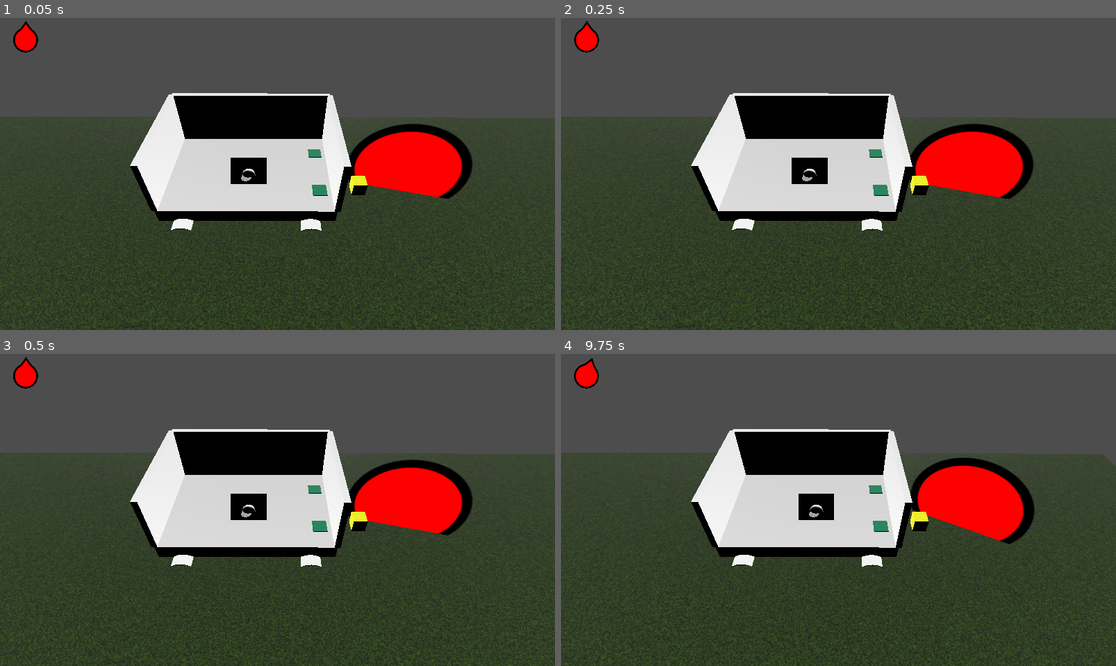
Above: before the commit, frames 1-4 (two rows, left to right).
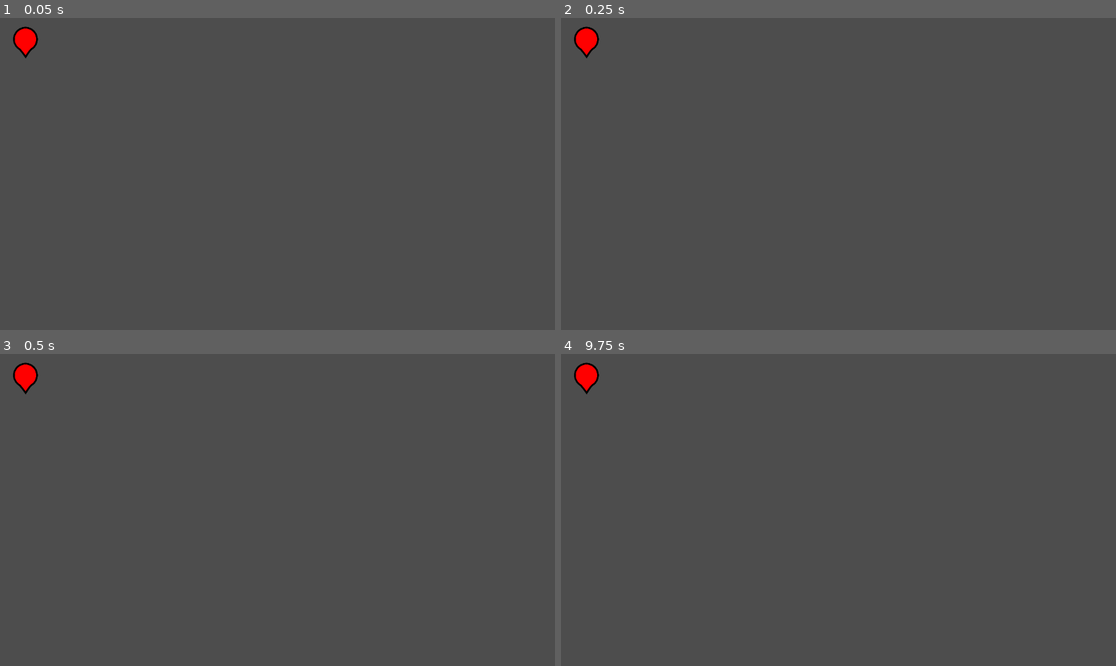
Above: after the commit, the same moments.

Repository: panpan974/vgj-25
Game: Godot game, scene res://scenes/testing_player_controller/testing_player_controller.tscn
The game is run twice, just before and just after one commit, with the same random seed, the same clock (stepped at 60 frames per second) and the same inputs.
Inputs:
- Up to frame 1 (0.05 s): no input
- Up to frame 2 (0.25 s): no input
- Up to frame 3 (0.5 s): no input
- Up to frame 4 (9.75 s): no input

The runs differ from the first frame. In frame 1, 69% of the frame differs, in the area x 0-100%, y 0-100%; in frame 2, 69%; in frame 3, 69%; in frame 4, 69%, in the area x 0-100%, y 1-100%.

Commit message:
Rotating world

Diff:
--- a/scenes/car/car.tscn
+++ b/scenes/car/car.tscn
@@ -1,12 +1,11 @@
-[gd_scene load_steps=10 format=3 uid="uid://o5yjnavsmw2y"]
+[gd_scene load_steps=9 format=3 uid="uid://o5yjnavsmw2y"]
 
 [ext_resource type="Script" uid="uid://dluos0mpkxtsg" path="res://scenes/car/car.gd" id="1_yr3gr"]
-[ext_resource type="PackedScene" uid="uid://cjpfwnon5gwqx" path="res://scenes/car/Tuture.fbx" id="2_tcn38"]
 [ext_resource type="Texture2D" uid="uid://bf4jtqfwq4wuv" path="res://sprites/fond_car.png" id="2_yhfra"]
 [ext_resource type="Texture2D" uid="uid://f0h12yvpj03t" path="res://sprites/left_car.png" id="3_rytg7"]
 [ext_resource type="PackedScene" uid="uid://dxkx67y5wad5u" path="res://scenes/Button_direction/button_direction.tscn" id="4_x7uf8"]
-[ext_resource type="PackedScene" uid="uid://cgkexx5wptg6o" path="res://scenes/main_camera/main_camera.tscn" id="5_b3ski"]
-[ext_resource type="Texture2D" uid="uid://dakporhdg1nja" path="res://sprites/UI_Direction.png" id="7_u0012"]
+[ext_resource type="PackedScene" uid="uid://b5heevmv432r" path="res://scenes/car/Tuture.glb" id="5_tcn38"]
+[ext_resource type="Material" uid="uid://k8uqm17u53wo" path="res://scenes/car/materials/default_mat.tres" id="6_b3ski"]
 
 [sub_resource type="BoxShape3D" id="BoxShape3D_evld0"]
 size = Vector3(9, 1, 7)
@@ -17,6 +16,9 @@
 [node name="Car" type="CharacterBody3D"]
 platform_on_leave = 2
 script = ExtResource("1_yr3gr")
+move_speed = null
+turn_speed = null
+id = null
 rotation_target = NodePath(".")
 
 [node name="Node3D" type="Node3D" parent="."]
@@ -56,17 +58,25 @@
 [node name="main_camera" parent="Node3D" instance=ExtResource("5_b3ski")]
 transform = Transform3D(-0.004374057, -0.6940775, 0.719887, 0, 0.7198939, 0.6940841, -0.99999046, 0.0030359635, -0.0031488568, 14.96941, 15.577738, -2.1199627)
 
-[node name="Tuture" parent="Node3D" instance=ExtResource("2_tcn38")]
-transform = Transform3D(1, 0, 0, 0, 1, 0, 0, 0, 1, -1.1107168, -0.46354628, 0)
+[node name="Tuture" parent="Node3D" instance=ExtResource("5_tcn38")]
+transform = Transform3D(1, 0, 0, 0, 1, 0, 0, 0, 1, -0.7953234, -0.52058506, 0)
 
-[node name="top_car" type="Marker3D" parent="Node3D"]
-unique_name_in_owner = true
-transform = Transform3D(1, 0, 0, 0, 1, 0, 0, 0, 1, 0, 0, -8)
+[node name="MurDerriere" parent="Node3D/Tuture" index="2"]
+material_override = ExtResource("6_b3ski")
 
-[node name="CSGBox3D" type="CSGBox3D" parent="Node3D/top_car"]
-material_override = SubResource("StandardMaterial3D_tcn38")
+[node name="MurDevant" parent="Node3D/Tuture" index="3"]
+material_override = ExtResource("6_b3ski")
 
-[node name="direction_sprite" type="Sprite3D" parent="Node3D"]
-unique_name_in_owner = true
-transform = Transform3D(4.38, 0, 0, 0, -1.9145588e-07, -4.38, 0, 4.38, -1.9145588e-07, 0, 0, -11)
-texture = ExtResource("7_u0012")
+[node name="RoueDevantDroite" parent="Node3D/Tuture" index="4"]
+material_override = ExtResource("6_b3ski")
+
+[node name="RoueArriereDroite" parent="Node3D/Tuture" index="7"]
+material_override = ExtResource("6_b3ski")
+
+[node name="SpotLight3D" type="SpotLight3D" parent="."]
+transform = Transform3D(-4.212244e-08, -0.2671711, 0.96364915, -1.1678419e-08, 0.96364915, 0.2671711, -1, 0, -4.3711392e-08, 9, 4, 0.75850296)
+light_energy = 16.0
+spot_range = 38.863064
+spot_angle = 51.278343
+
+[editable path="Node3D/Tuture"]
--- a/scenes/testing_player_controller/testing_player_controller.tscn
+++ b/scenes/testing_player_controller/testing_player_controller.tscn
@@ -19,7 +19,7 @@
 transform = Transform3D(1, 0, 0, 0, 1, 0, 0, 0, 1, 4.5, -1, -1)
 
 [node name="Car" parent="." instance=ExtResource("3_lmu1h")]
-transform = Transform3D(-4.371139e-08, 0, 1, 0, 1, 0, -1, 0, -4.371139e-08, 0, 0, 39)
+transform = Transform3D(1, 0, 0, 0, 1, 0, 0, 0, 1, 0, 2.5018158, 0)
 
 [node name="PlayerActor" parent="Car" instance=ExtResource("1_qdaic")]
 transform = Transform3D(1, 0, 0, 0, 1, 0, 0, 0, 1, 0, 1, 0)
Binary file changed: scenes/car/Tuture.fbx
